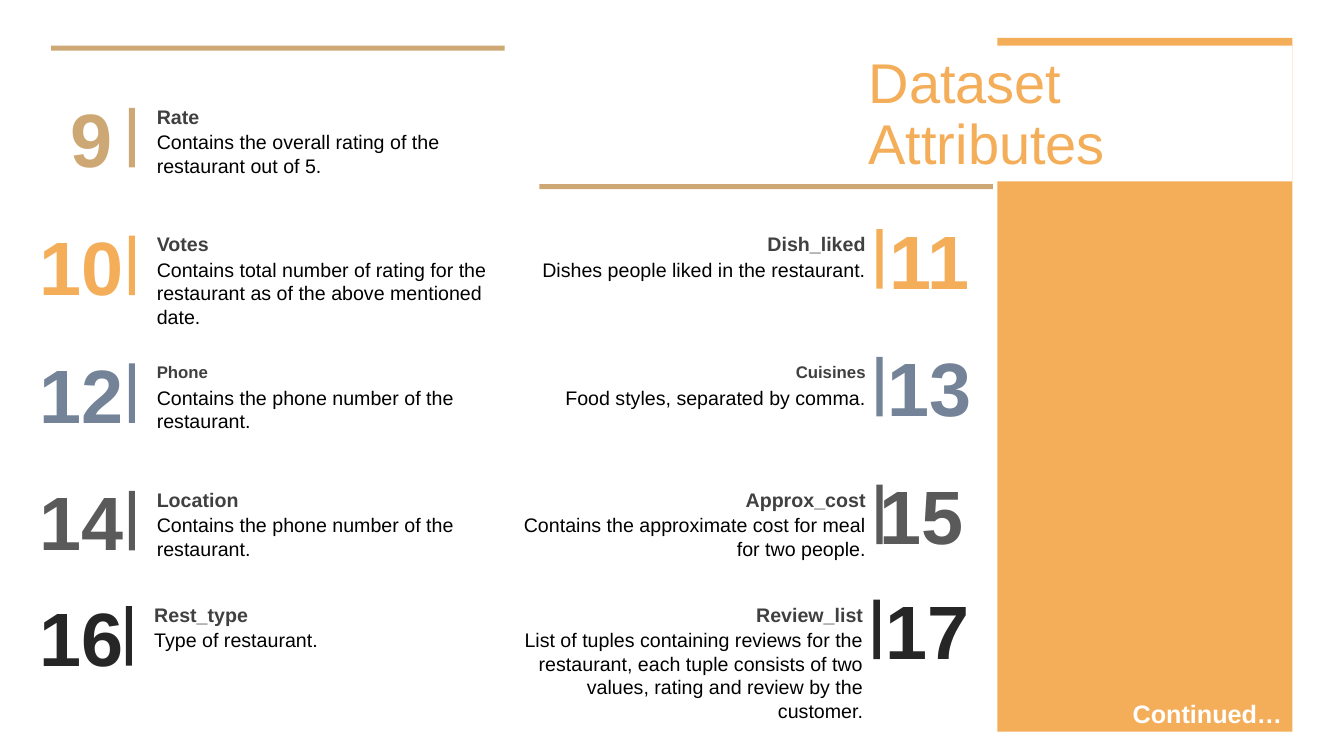
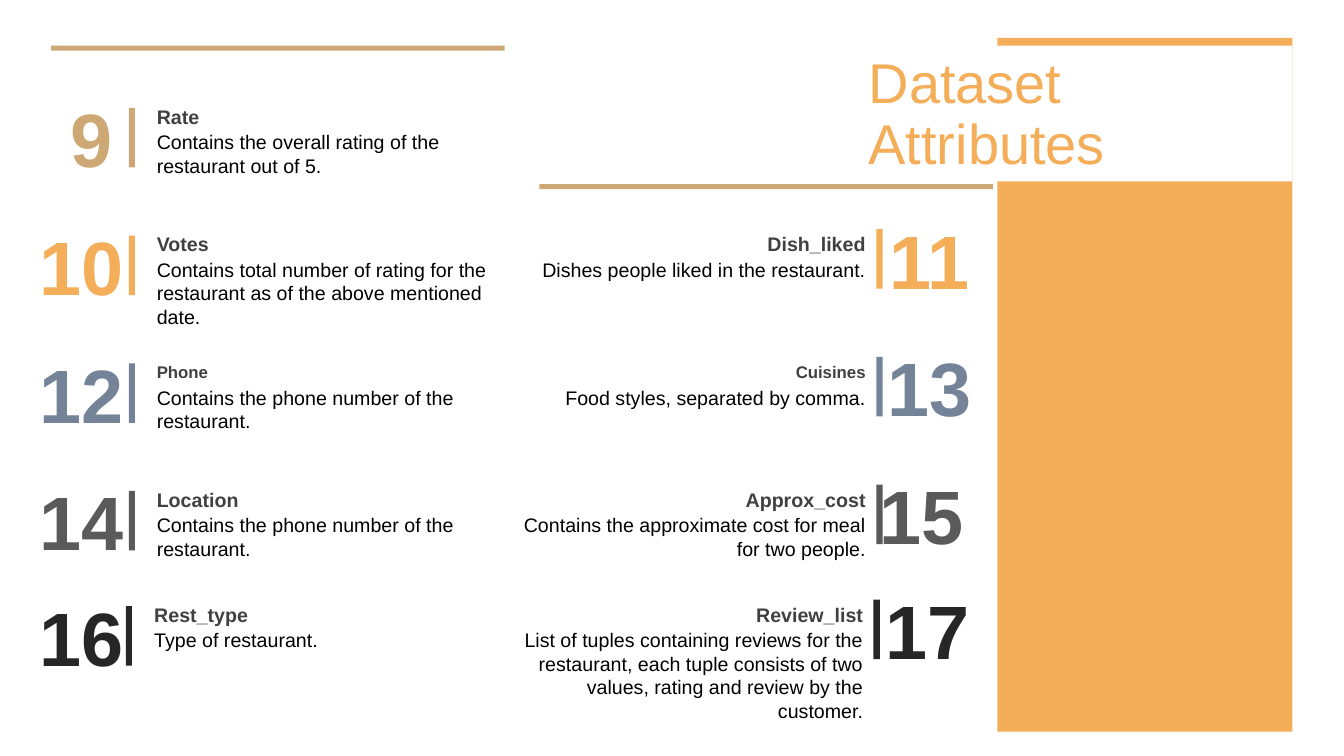
Before and after one commit to mohammadn0man/Zomato_bangalore_restaurant_opening_prediction, a slide deck: slide 6 of Project_presentation.pptx (slide 5 before the commit). Drawn at 1344x756 pixels with LibreOffice and Linux fonts; fonts in the diff are those of the drawing. Boxes give left, top, right and bottom in pixels: in the first picture for what was removed or moved away, otherwise in the second. Text is boxed around its words. In the diff, an @@ line names an element or a change of style, - is before the commit and + after.

```diff
--- a/Project_presentation.pptx
+++ b/Project_presentation.pptx
@@ text removed at (1133, 704, 1283, 723) @@
-Continued…
```
Also in this commit, not shown: 3 other slides changed, 7 slides added, 42 slides removed, 2 other files.
